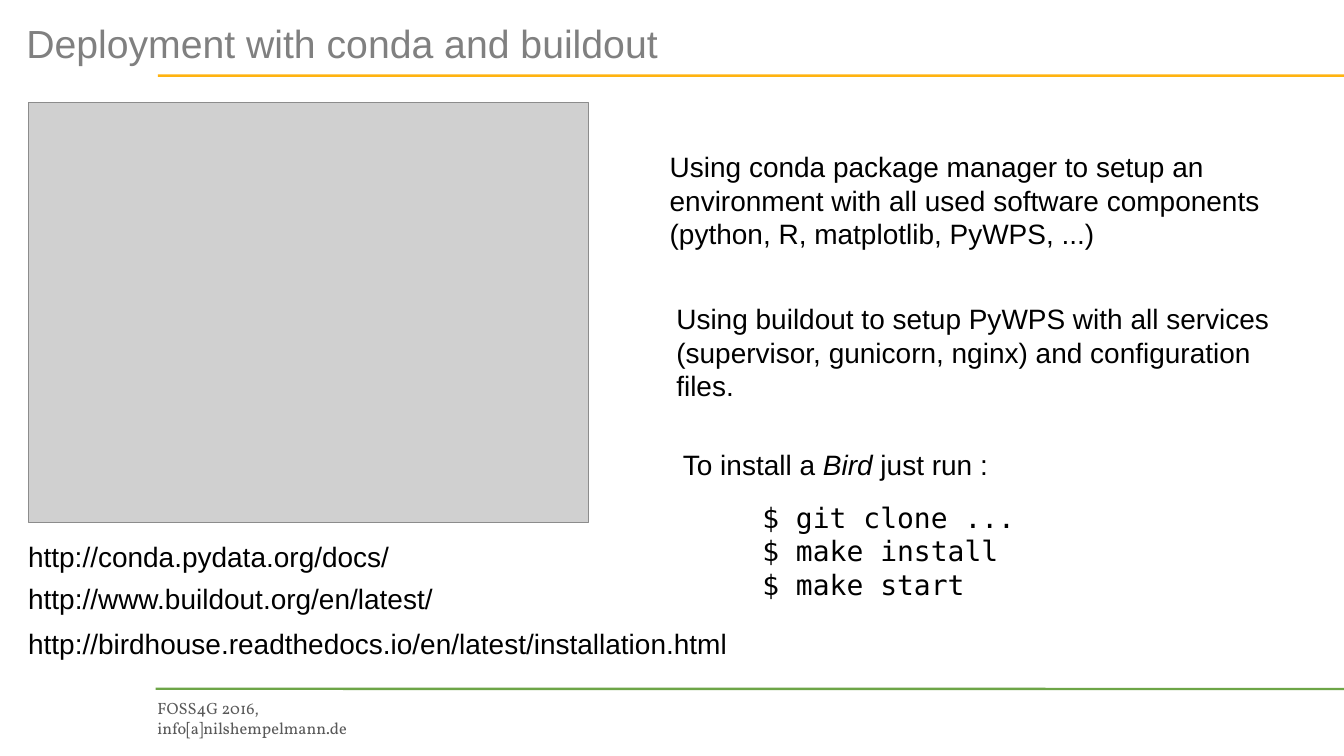
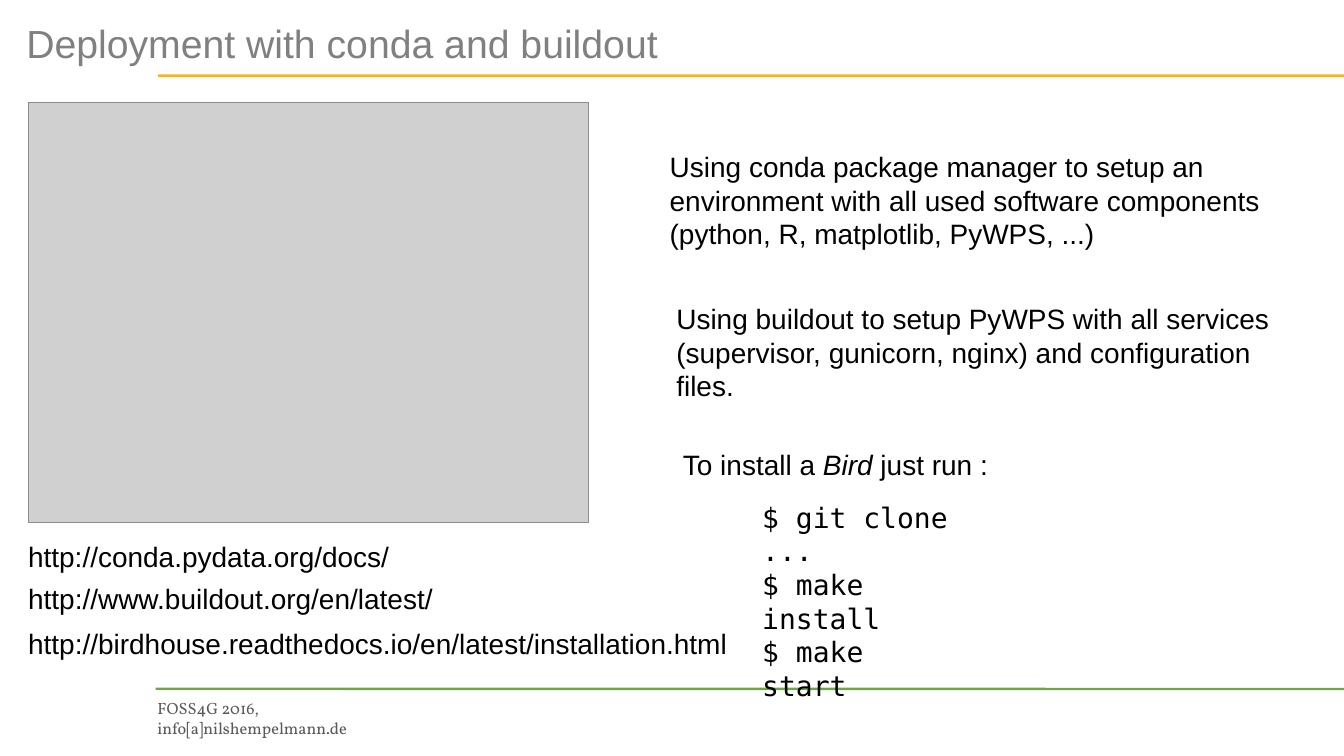
Before and after one commit to bird-house/birdhouse-docs, a slide deck: slide 11 of slides/birdhouse-foss4g-2016/Hempelmann_foss4g2016.odp (slide 13 before the commit). Drawn at 1344x756 pixels with LibreOffice and Linux fonts; fonts in the diff are those of the drawing; grey boxes stand for pictures; background and template pictures are left out. Boxes give left, top, right and bottom in pixels: in the first picture for what was removed or moved away, otherwise in the second. Text is boxed around its words. In the diff, an @@ line names an element or a change of style, - is before the commit and + after.

```diff
--- a/slides/birdhouse-foss4g-2016/Hempelmann_foss4g2016.odp
+++ b/slides/birdhouse-foss4g-2016/Hempelmann_foss4g2016.odp
@@ text "$ git clone ..." rewrapped from [796, 506, 998, 596] to [762, 506, 947, 697] @@
```
Also in this commit, not shown: 9 other slides changed, 9 slides added, 1 slide removed, 2 other files.
